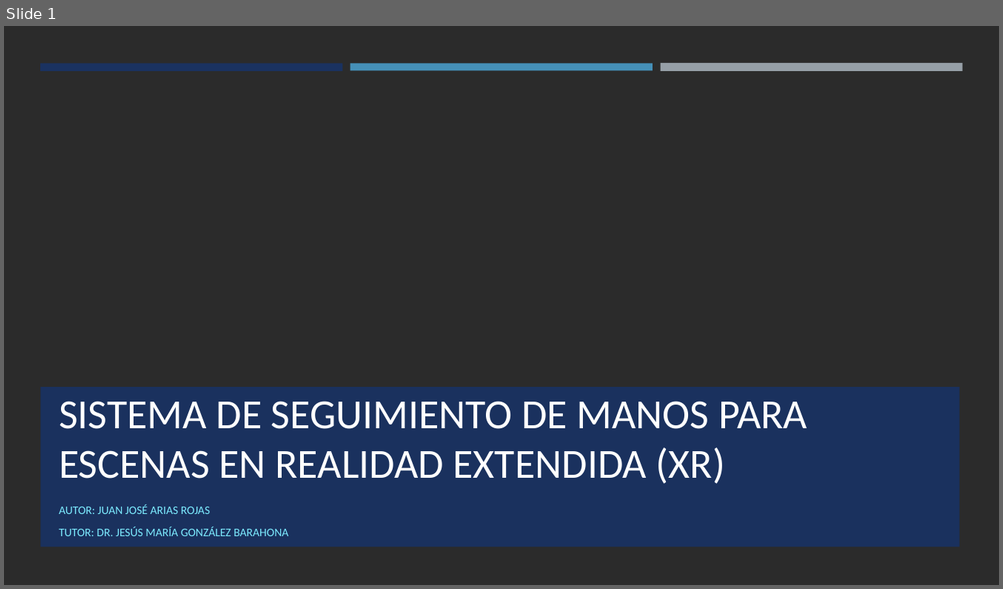
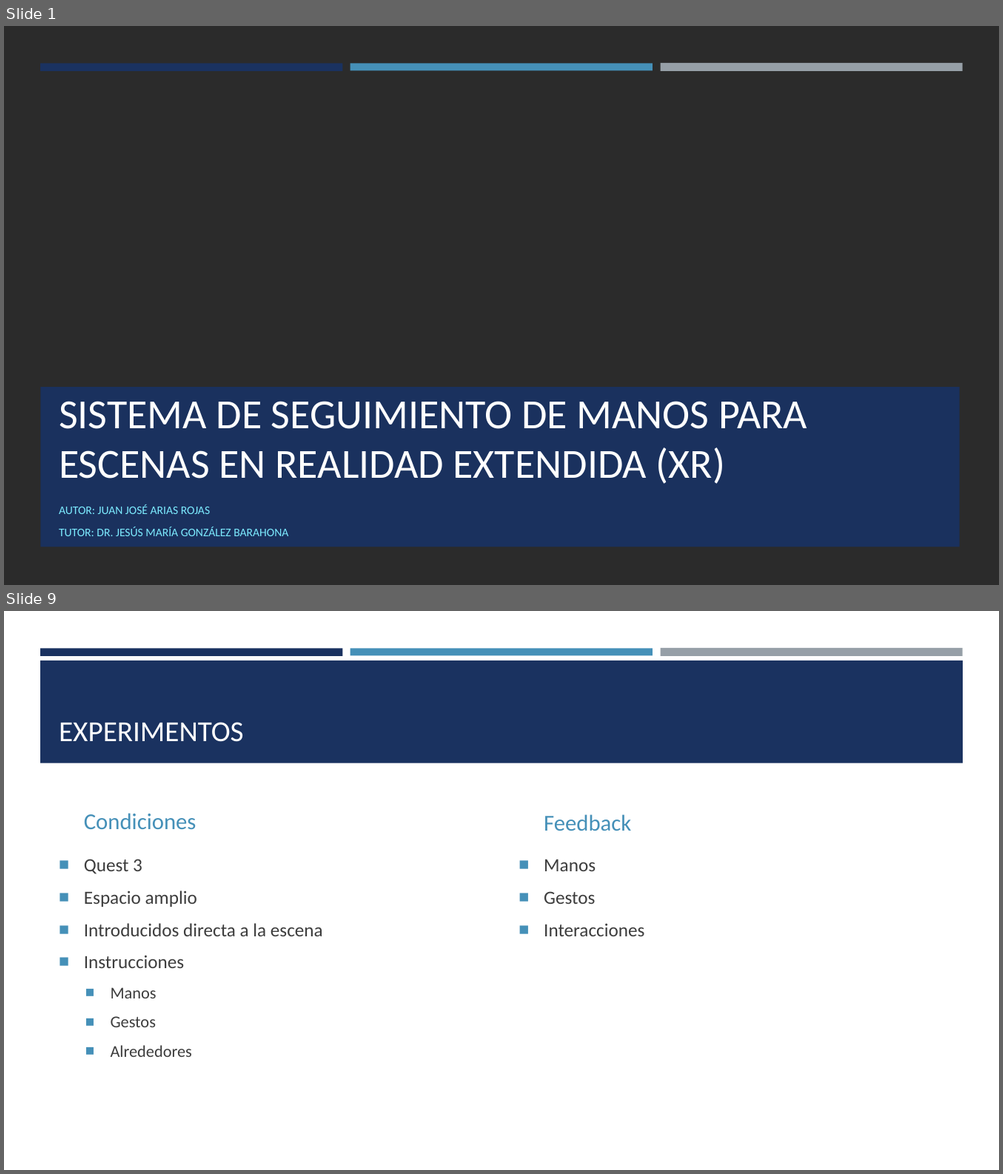
Before and after one commit to JuJoarias/TFG, a slide deck: presentacion/presentacion.pptx. Shown one above the other, each under a label of ours: slide 1 before the commit, slides 1 and 9 after it; the slides between them are not shown. The pictures are 1003x589 and 1003x1174 pixels, drawn with LibreOffice and Linux fonts; fonts in the diff are those of the drawing; background and template pictures are left out; a plain dark background stands for a picture behind light text. Boxes give left, top, right and bottom in pixels: in the first picture for what was removed or moved away, otherwise in the second. Text is boxed around its words. In the diff, an @@ line names an element or a change of style, - is before the commit and + after.

```diff
--- a/presentacion/presentacion.pptx
+++ b/presentacion/presentacion.pptx
@@ slide 9 added at <box>4,611,999,1170</box>, background #FFFFFF @@
@@ rectangle added at <box>40,648,343,655</box>, fill #1A3260 @@
@@ rectangle added at <box>350,648,652,655</box>, fill #4590B8 @@
@@ rectangle added at <box>660,648,962,657</box>, fill #969FA7 @@
@@ rectangle added at <box>40,661,963,763</box>, fill #1A3260 @@
@@ title added at <box>59,722,244,742</box>, 28 pt, text #FFFFFF @@
+EXPERIMENTOS
@@ text added at <box>84,813,196,829</box>, 22 pt, text #4590B8 @@
+Condiciones
@@ text added at <box>543,815,631,831</box>, 22 pt, text #4590B8 @@
+Feedback
@@ text added at <box>84,859,323,1057</box>, 18 pt, text #3D3D3D @@
+■ Quest 3
+■ Espacio amplio
+■ Introducidos directa a la escena
+■ Instrucciones
+  ■ Manos
+  ■ Gestos
+  ■ Alrededores
@@ text added at <box>543,860,644,937</box>, 18 pt, text #3D3D3D @@
+■ Manos
+■ Gestos
+■ Interacciones
```
Also in this commit, not shown: 2 slides changed, 7 other slides added, 1 slide removed.
